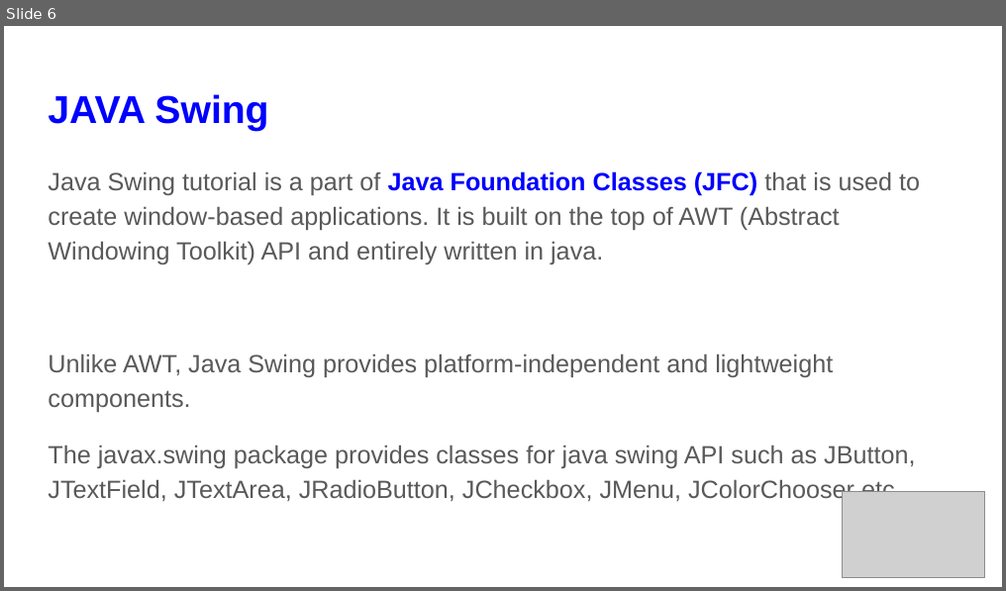
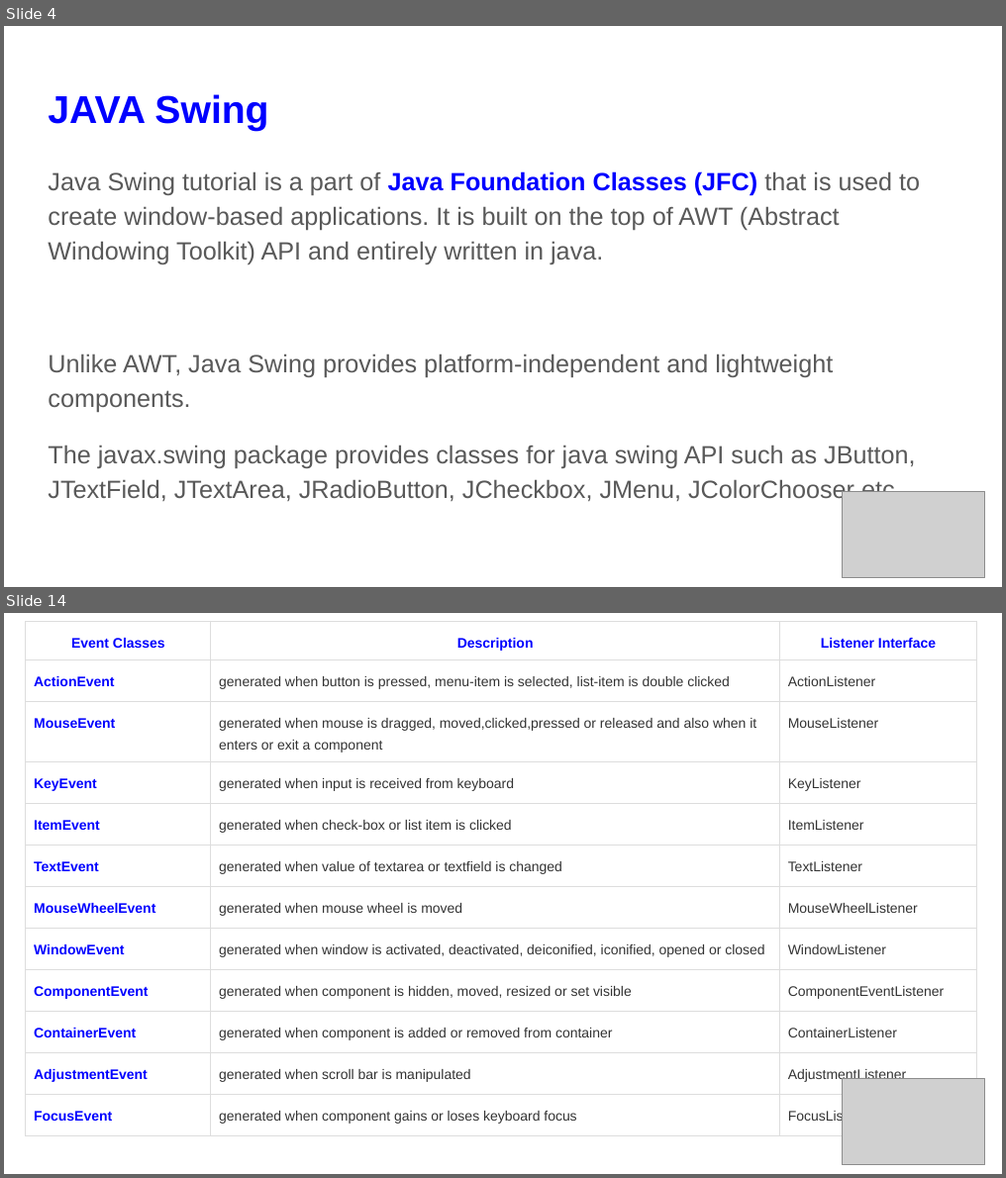
Before and after one commit to saifnalband/JAVA_OOPS, a slide deck: slides/Lec-35.pptx. Shown one above the other, each under a label of ours: slide 6 before the commit, slides 4 and 14 after it; the slides between them are not shown. The pictures are 1006x591 and 1006x1178 pixels, drawn with LibreOffice and Linux fonts; fonts in the diff are those of the drawing; grey boxes stand for pictures. Boxes give left, top, right and bottom in pixels: in the first picture for what was removed or moved away, otherwise in the second. Text is boxed around its words. In the diff, an @@ line names an element or a change of style, - is before the commit and + after.

```diff
--- a/slides/Lec-35.pptx
+++ b/slides/Lec-35.pptx
@@ slide 14 added at <box>4,613,1002,1174</box>, background #FFFFFF @@
@@ table added at <box>26,621,977,1129</box>, 12 rows, 3 columns @@
+Event Classes | Description | Listener Interface
+ActionEvent | generated when button is pressed, menu-item is selected, list-item is double clicked | ActionListener
+MouseEvent | generated when mouse is dragged, moved,clicked,pressed or released and also when it enters or exit a component | MouseListener
+KeyEvent | generated when input is received from keyboard | KeyListener
+ItemEvent | generated when check-box or list item is clicked | ItemListener
+TextEvent | generated when value of textarea or textfield is changed | TextListener
+MouseWheelEvent | generated when mouse wheel is moved | MouseWheelListener
+WindowEvent | generated when window is activated, deactivated, deiconified, iconified, opened or closed | WindowListener
+ComponentEvent | generated when component is hidden, moved, resized or set visible | ComponentEventListener
+ContainerEvent | generated when component is added or removed from container | ContainerListener
+AdjustmentEvent | generated when scroll bar is manipulated | AdjustmentListener
+FocusEvent | generated when component gains or loses keyboard focus | FocusListener
@@ picture added at <box>843,1079,985,1165</box> @@
@@ what was slide 6 is now slide 4 @@
```
Also in this commit, not shown: 5 slides changed, 23 other slides added, 3 slides removed, 3 other files.
